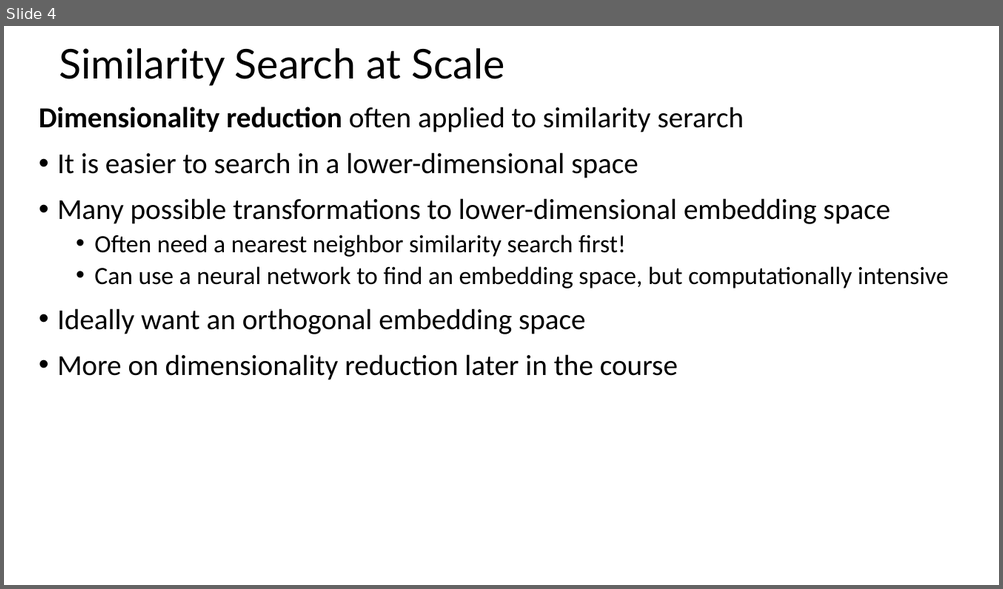
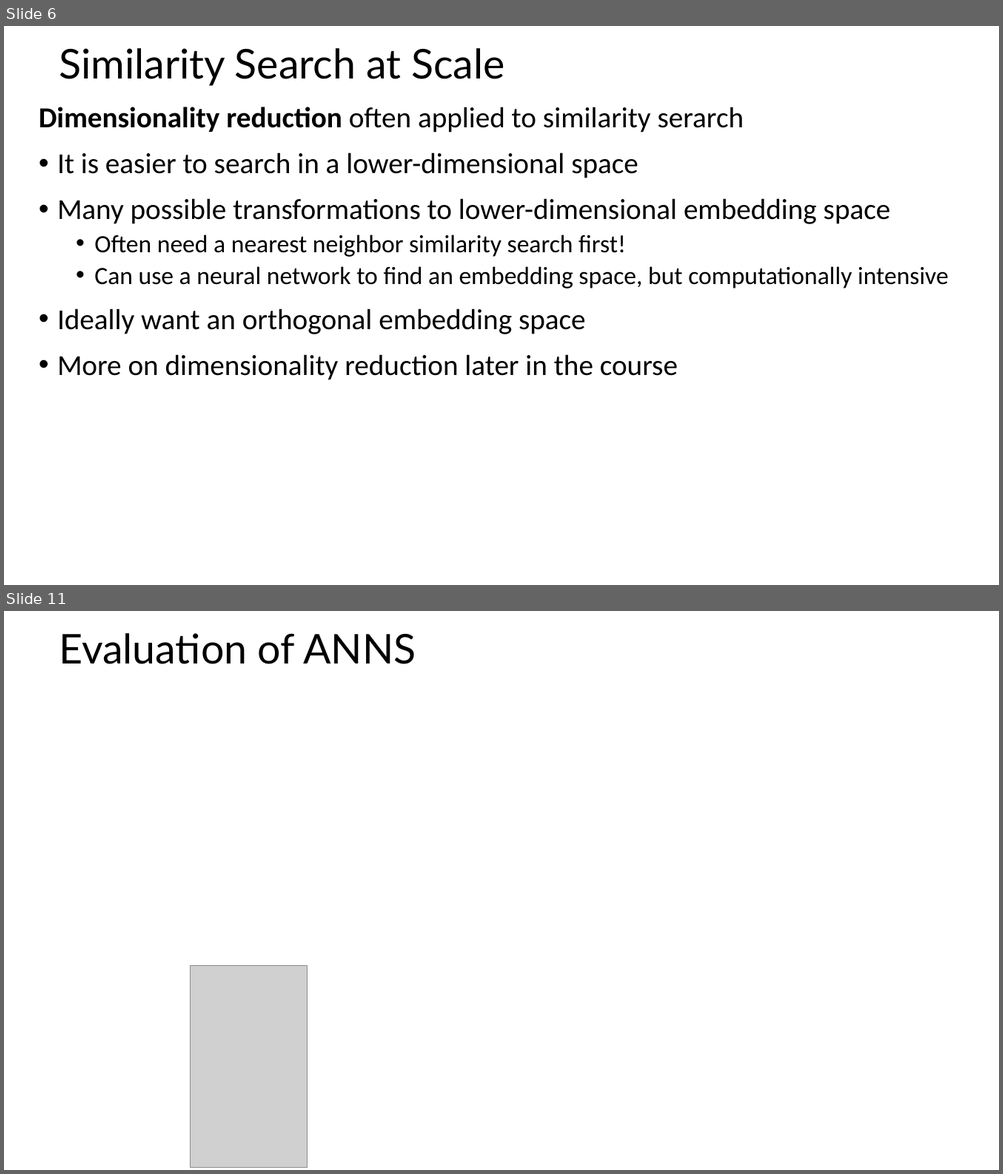
Before and after one commit to tenevian/Harvard-SSP-Data-Mining, a slide deck: slides/5_EfficientSimilaritySearch.pptx. Shown one above the other, each under a label of ours: slide 4 before the commit, slides 6 and 11 after it; the slides between them are not shown. The pictures are 1003x589 and 1003x1174 pixels, drawn with LibreOffice and Linux fonts; fonts in the diff are those of the drawing; grey boxes stand for pictures. Boxes give left, top, right and bottom in pixels: in the first picture for what was removed or moved away, otherwise in the second. Text is boxed around its words. In the diff, an @@ line names an element or a change of style, - is before the commit and + after.

Commit message:
Added content on ANNS

```diff
--- a/slides/5_EfficientSimilaritySearch.pptx
+++ b/slides/5_EfficientSimilaritySearch.pptx
@@ slide 11 added at [4,611,999,1170], background #FFFFFF @@
@@ title added at [59,633,415,664], 39.6 pt, text #000000 @@
+Evaluation of ANNS
@@ picture added at [190,966,307,1167] @@
@@ what was slide 4 is now slide 6 @@
```
Also in this commit, not shown: 2 slides changed, 20 other slides added.
